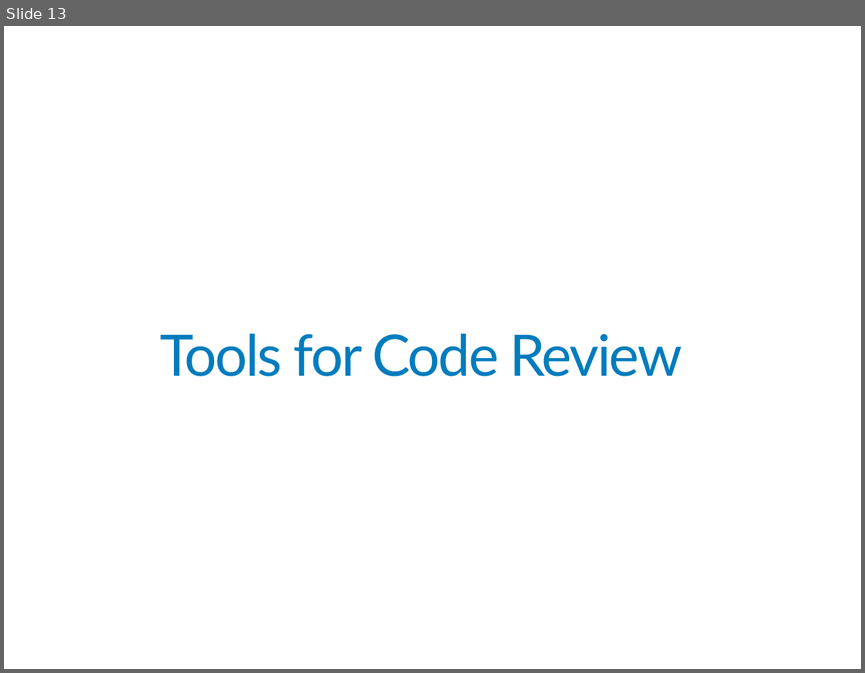
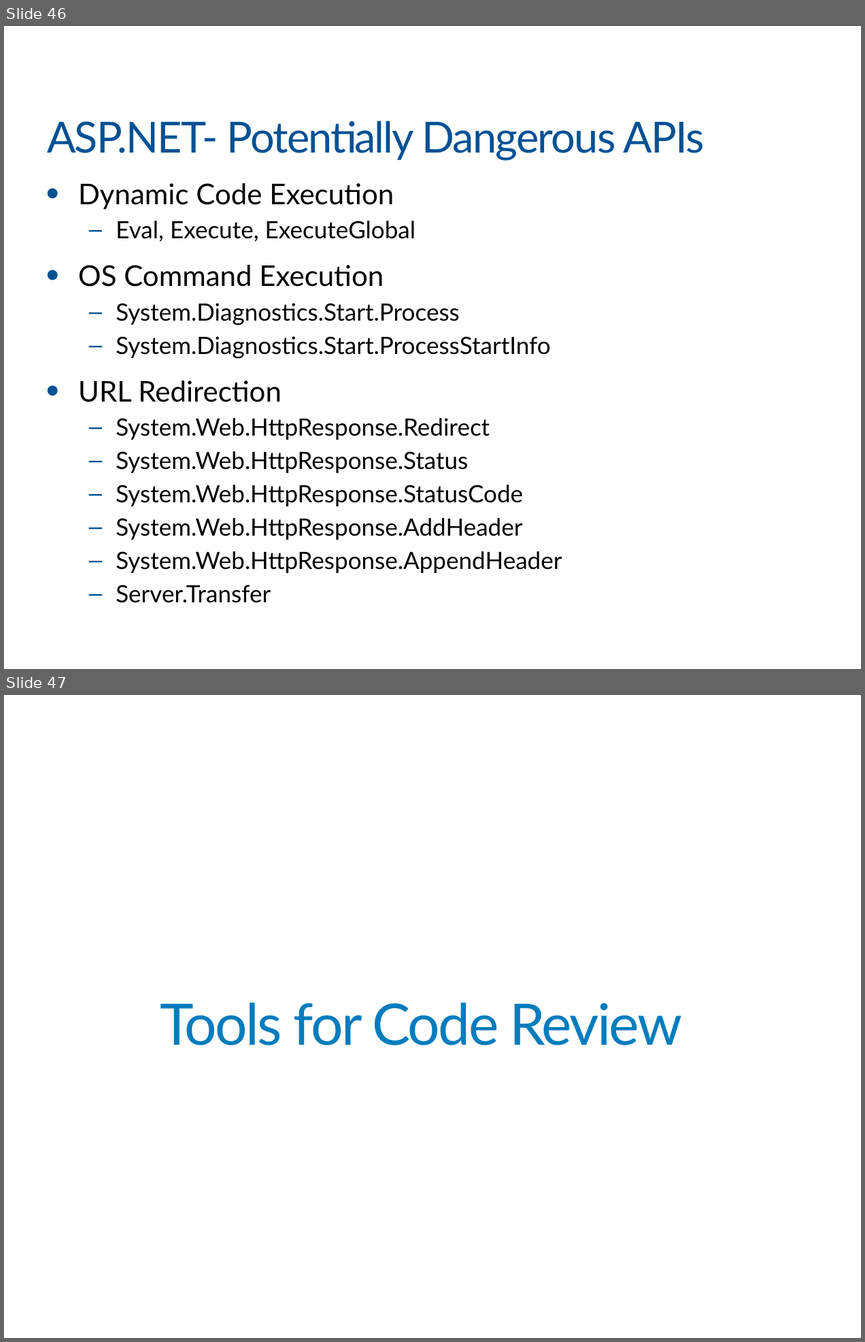
Before and after one commit to khanhnnvn/Mine, a slide deck: xmind/VIB_Part3.pptx. Shown one above the other, each under a label of ours: slide 13 before the commit, slides 46 and 47 after it. The pictures are 865x673 and 865x1342 pixels, drawn with LibreOffice and Linux fonts; fonts in the diff are those of the drawing; background and template pictures are left out. Boxes give left, top, right and bottom in pixels: in the first picture for what was removed or moved away, otherwise in the second. Text is boxed around its words. In the diff, an @@ line names an element or a change of style, - is before the commit and + after.

```diff
--- a/xmind/VIB_Part3.pptx
+++ b/xmind/VIB_Part3.pptx
@@ slide 46 added at (4, 26, 861, 669), background #FFFFFF @@
@@ title added at (47, 121, 704, 161), 36 pt, text #005194 @@
+ASP.NET- Potentially Dangerous APIs
@@ text added at (78, 183, 562, 603), 20 pt, text #000000 @@
+• Dynamic Code Execution
+  – Eval, Execute, ExecuteGlobal
+• OS Command Execution
+  – System.Diagnostics.Start.Process
+  – System.Diagnostics.Start.ProcessStartInfo
+• URL Redirection
+  – System.Web.HttpResponse.Redirect
+  – System.Web.HttpResponse.Status
+  – System.Web.HttpResponse.StatusCode
+  – System.Web.HttpResponse.AddHeader
+  – System.Web.HttpResponse.AppendHeader
+  – Server.Transfer
@@ what was slide 13 is now slide 47 @@
```
Also in this commit, not shown: 2 slides changed, 34 other slides added, 1 slide removed, 3 other files.
